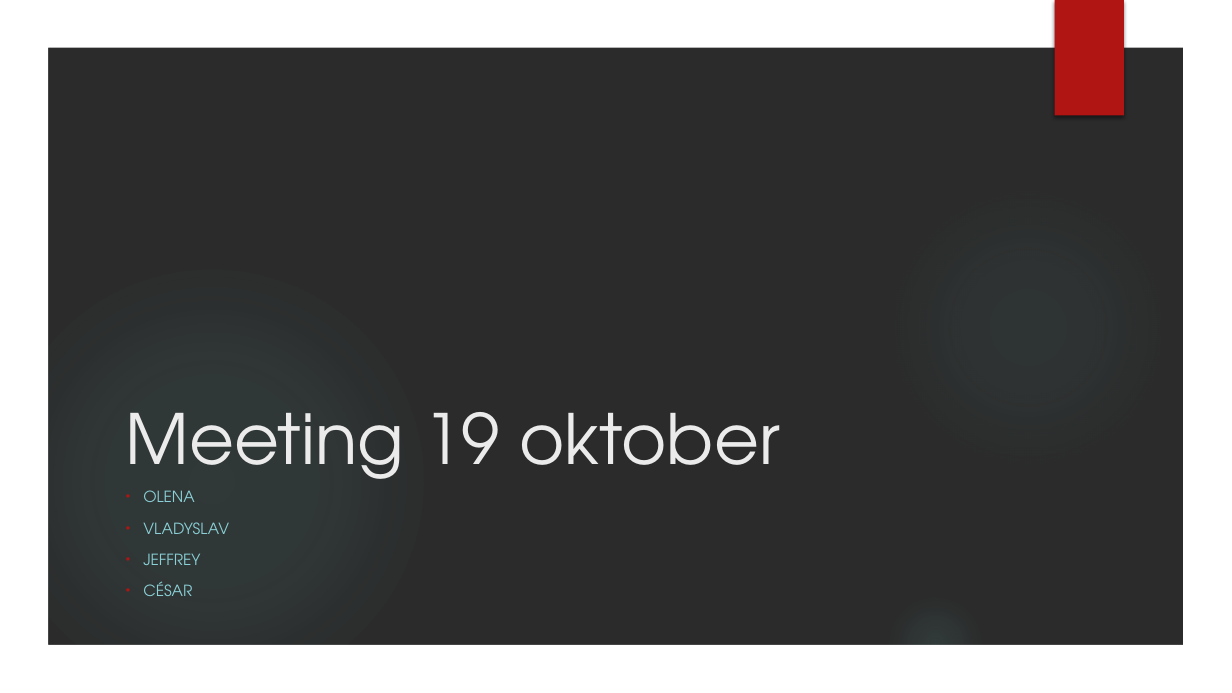
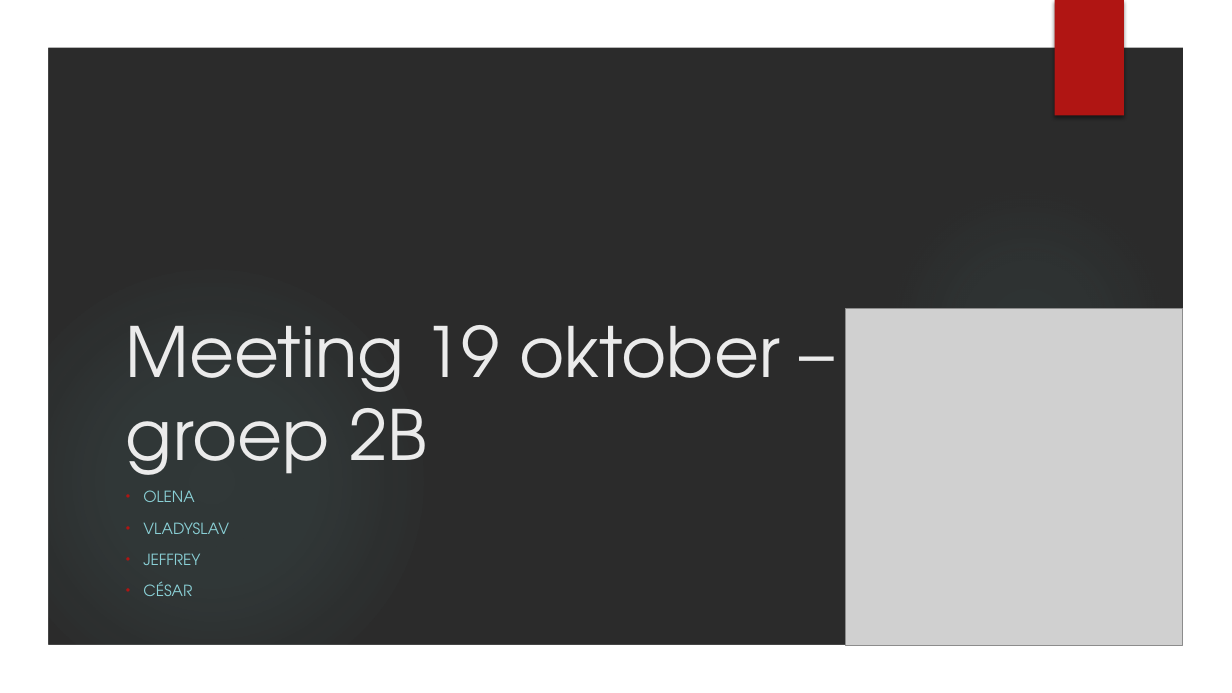
Before and after one commit to projectwerkTeamB2/projectwerk, a slide deck: slide 1 of Presentaties/Presentatie 19-10.pptx. Drawn at 1232x693 pixels with LibreOffice and Linux fonts; fonts in the diff are those of the drawing; grey boxes stand for pictures; background and template pictures are left out; a plain dark background stands for a picture behind light text. Boxes give left, top, right and bottom in pixels: in the first picture for what was removed or moved away, otherwise in the second. Text is boxed around its words. In the diff, an @@ line names an element or a change of style, - is before the commit and + after.

```diff
--- a/Presentaties/Presentatie 19-10.pptx
+++ b/Presentaties/Presentatie 19-10.pptx
@@ title at [126, 325, 779, 493]: text changed @@
-Meeting 19 oktober
+Meeting 19 oktober –
+groep 2B
@@ picture added at [846, 309, 1183, 646] @@
```
Also in this commit, not shown: 1 other slide changed, 10 slides added, 4 slides removed.
